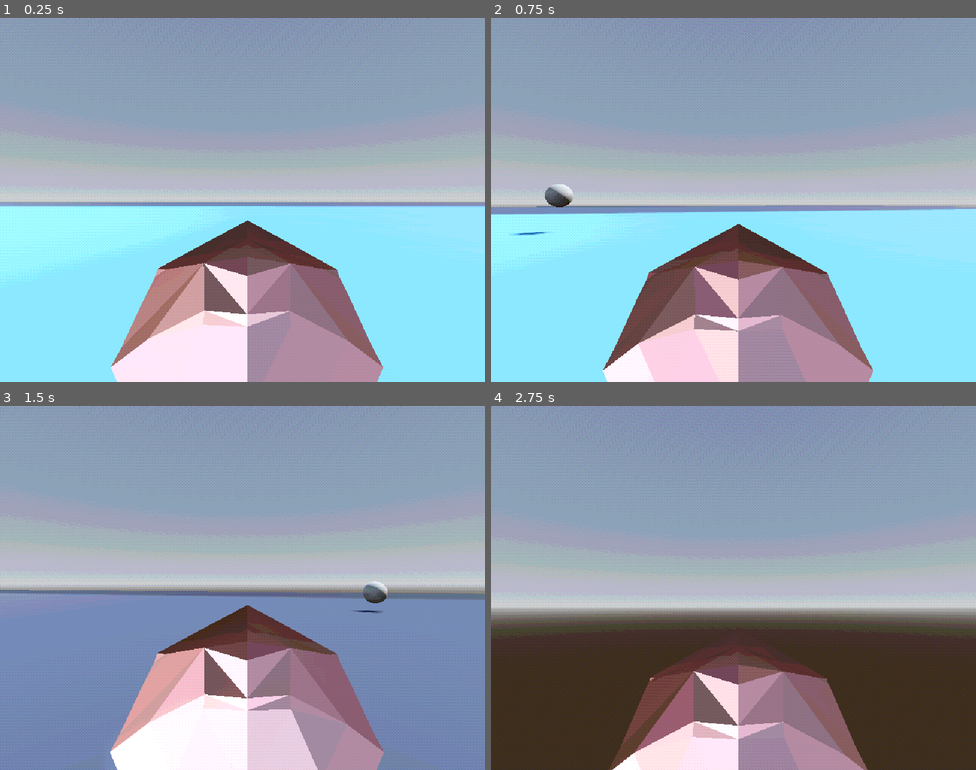
Above: before the commit, frames 1-4 (two rows, left to right).
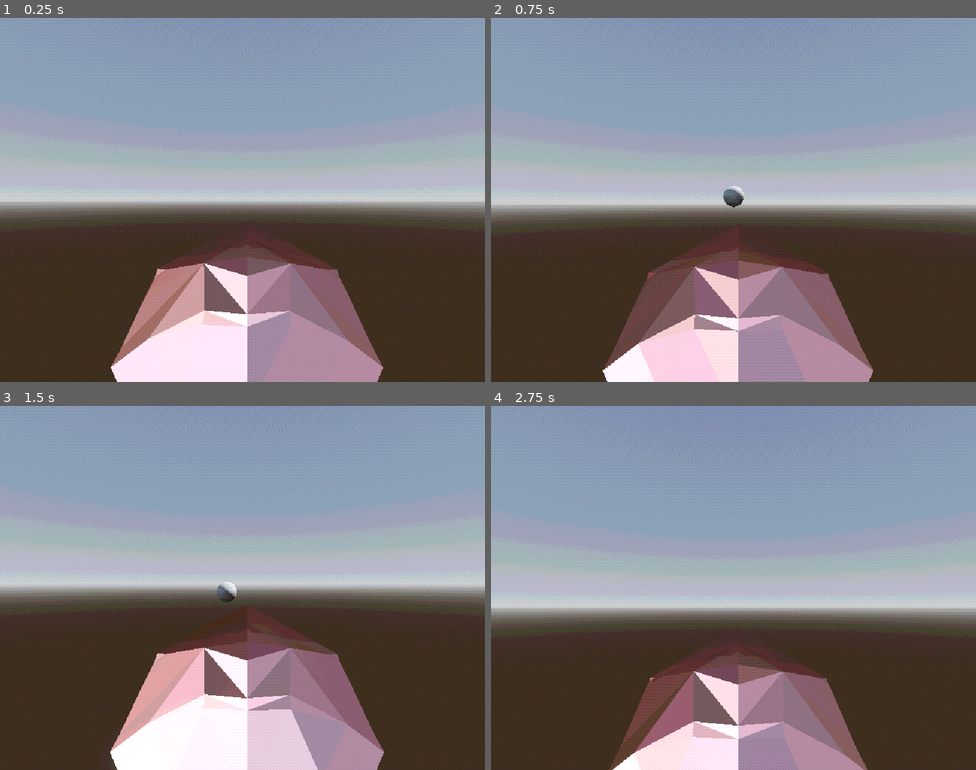
Above: after the commit, the same moments.

Repository: KyleSaki714/ps1-jam
Game: Godot game, scene res://sub_viewport_container.tscn
The game is run twice, just before and just after one commit, with the same random seed, the same clock (stepped at 60 frames per second) and the same inputs. The engine's default icon, where the game draws it, is replaced by a stand-in: a white triangle on a blue panel in a dark square.
Inputs (mouse positions are in pixels of both pictures, inside the frame that each line leads up to):
- Up to frame 1 (0.25 s): no input
- Up to frame 2 (0.75 s): tap Enter (ui_accept) at 0.5 s; move the mouse to (757, 200) at 0.52 s; press the mouse at (757, 200) at 0.53 s; hold W (move_forward) from 0.53 s (still down)
- Up to frame 3 (1.5 s): keep holding W (move_forward); tap Space (jump) at 0.77 s; move the mouse to (218, 588) at 1.27 s; release the mouse at (218, 588) at 1.28 s; click (218, 588) at 1.35 s
- Up to frame 4 (2.75 s): keep holding W (move_forward); tap Space (jump) at 1.52 s; move the mouse to (743, 580) at 2.02 s; press the mouse at (743, 580) at 2.03 s; tap Shift (sprint) at 2.1 s

The runs differ from the first frame. In frame 1, 32% of the frame differs, in the area x 0-100%, y 50-100%; in frame 2, 32%; in frame 3, 31%; in frame 4, nothing differs.

Commit message:
raycast works

Diff:
--- a/Scripts/Player.gd
+++ b/Scripts/Player.gd
@@ -77,8 +77,20 @@
 		var spaceState = get_world_3d().direct_space_state
 		# get the camera's forward vector in global space
 		var cameraPos = _moveComponent._camera.global_position
-		var cameraDir = _moveComponent._camera.transform.basis.z * -1
-		var secondCameraPos = cameraDir * 5 + cameraPos
+		#var rayCastDir = ((_moveComponent._camera.transform.basis.z * -1) + (get_parent_node_3d().transform.basis.z * -1)).normalized()
+		#print(_moveComponent._camera.transform.basis.z * -1)
+		var xRot = deg_to_rad(_moveComponent._camera.rotation_degrees.x) # Pitch
+		#print(get_parent_node_3d().transform.basis.z * -1)
+		var yRot = deg_to_rad(get_parent_node_3d().rotation_degrees.y) # yaw
+
+		#var rayDir = Vector3(deg_to_rad(xRot), deg_to_rad(yRot), 0.0).normalized()
+		#print(rayDir)
+
+
+		# apply basis vectors transformation thanks to ChatGPT https://chatgpt.com/share/67ce3226-c2e4-8001-b540-97d23755dd49
+		var basis = Basis(Vector3.UP, yRot) * Basis(Vector3.RIGHT, xRot) # apply yaw, then pitch
+		var rayDir = basis * Vector3.FORWARD
+		var secondCameraPos = rayDir * 5 + cameraPos
 
 		var testVizInst = _testVisualizer.instantiate()
 		get_tree().root.get_node_or_null("SubViewportContainer/SubViewport/World/").add_child(testVizInst)
@@ -93,7 +105,6 @@
 		if !result.is_empty():
 			print(result["collider"])
 
-
 func capture_mouse():
 	Input.set_mouse_mode(Input.MOUSE_MODE_CAPTURED)
 	_mouseCaptured = true
--- a/World.tscn
+++ b/World.tscn
@@ -57,6 +57,7 @@
 transform = Transform3D(1, 0, 0, 0, 1, 0, 0, 0, 1, 0, -1, 0)
 
 [node name="MeshInstance3D" type="MeshInstance3D" parent="StaticBody3D"]
+visible = false
 mesh = SubResource("BoxMesh_h1uk5")
 skeleton = NodePath("../..")
 
